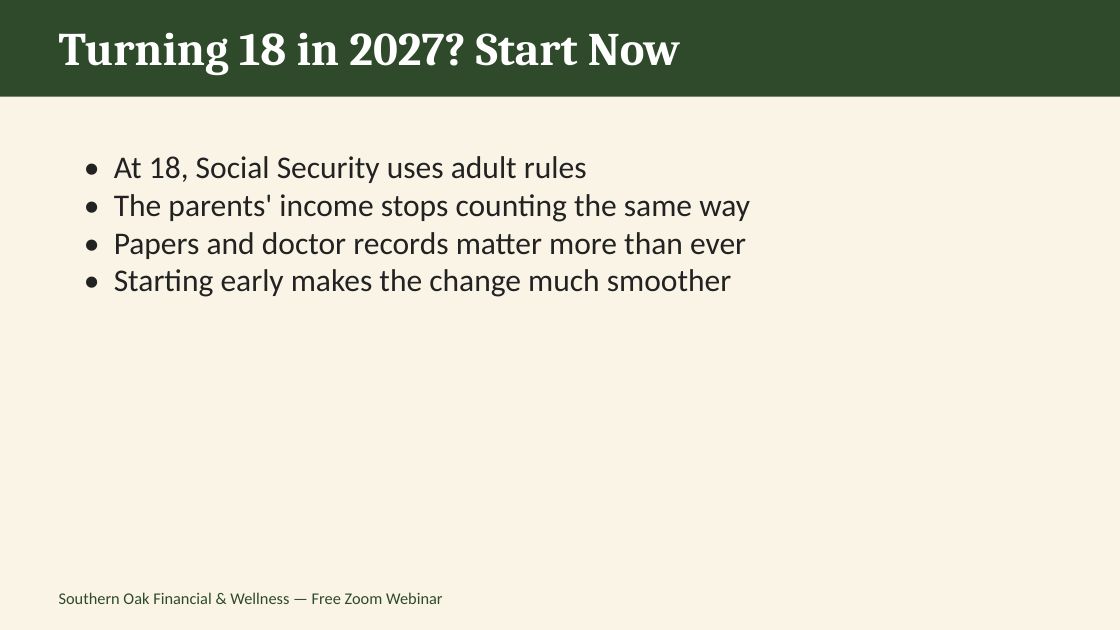
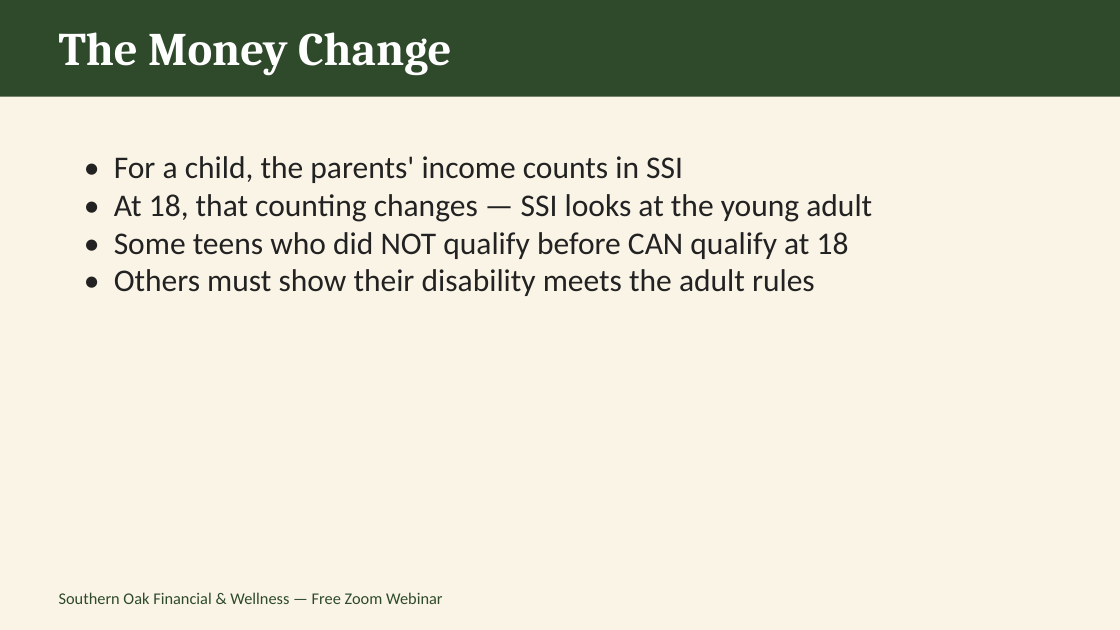
Before and after one commit to southernoakfw-ja/southernoakfw-ja.github.io, a slide deck: slide 4 of assets/Clear-Plan-Webinar-Dec11.pptx (slide 7 before the commit). Drawn at 1120x630 pixels with LibreOffice and Linux fonts; fonts in the diff are those of the drawing. Boxes give left, top, right and bottom in pixels: in the first picture for what was removed or moved away, otherwise in the second. Text is boxed around its words. In the diff, an @@ line names an element or a change of style, - is before the commit and + after.

```diff
--- a/assets/Clear-Plan-Webinar-Dec11.pptx
+++ b/assets/Clear-Plan-Webinar-Dec11.pptx
@@ text at (59,32,451,76): text changed @@
-Turning 18 in 2027? Start Now
+The Money Change
@@ text at (114,156,872,296): text changed @@
-• At 18, Social Security uses adult rules
-• The parents' income stops counting the same way
-• Papers and doctor records matter more than ever
-• Starting early makes the change much smoother
+• For a child, the parents' income counts in SSI
+• At 18, that counting changes — SSI looks at the young adult
+• Some teens who did NOT qualify before CAN qualify at 18
+• Others must show their disability meets the adult rules
```
Also in this commit, not shown: 8 other slides changed, 2 slides added, 2 slides removed, 7 other files.
